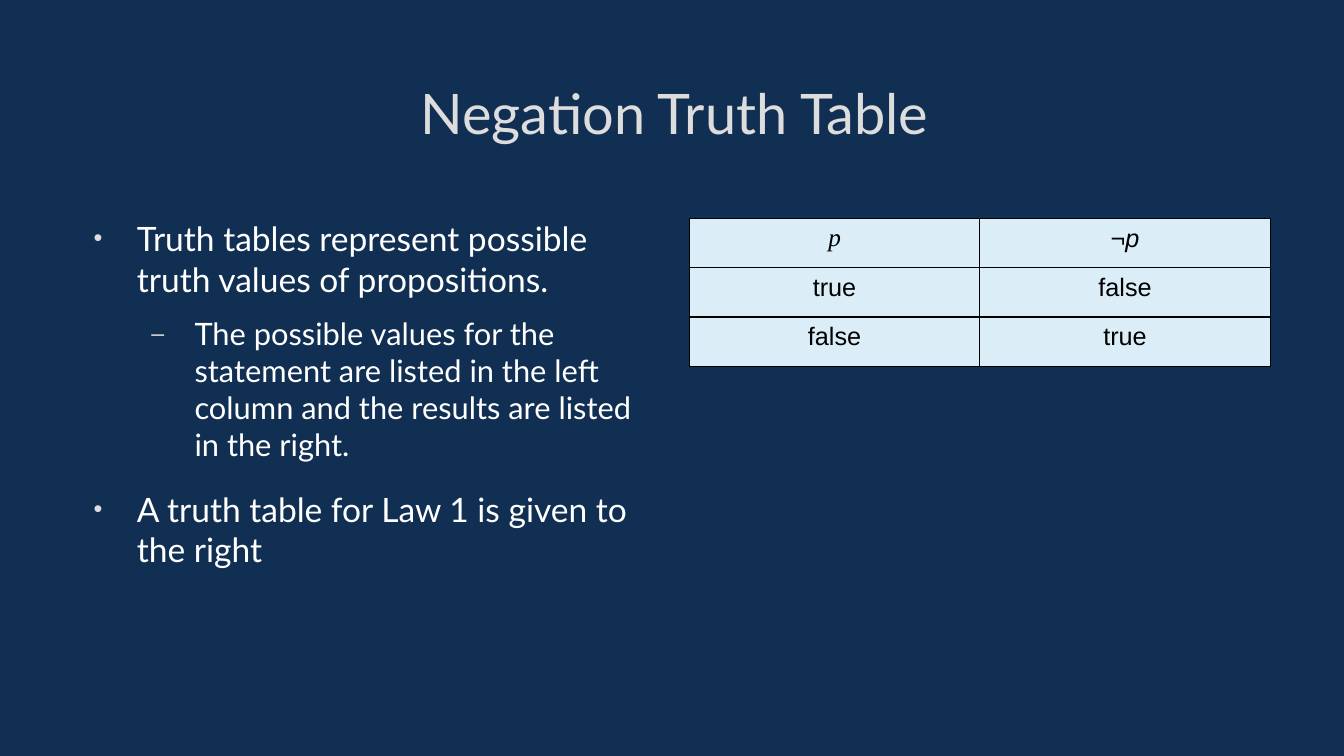
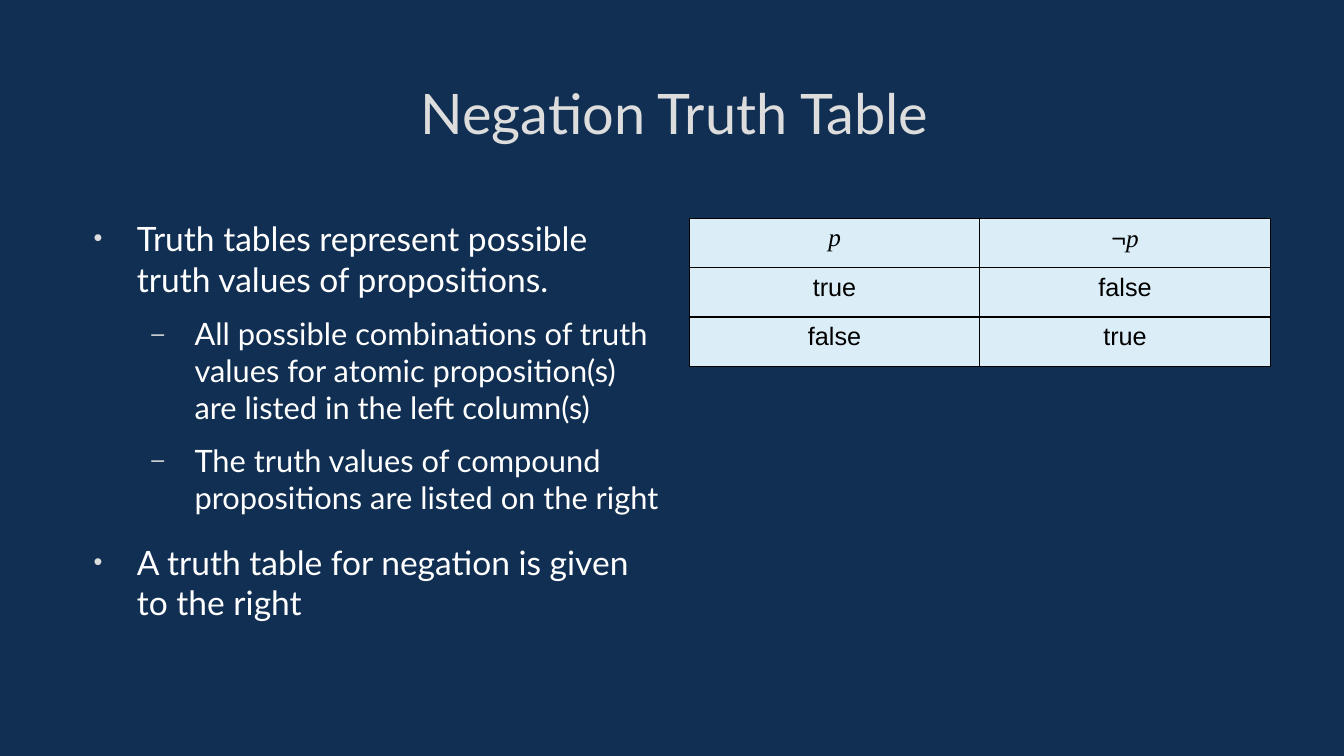
Before and after one commit to davidgundry/maths22-23, a slide deck: slide 18 of slides/maths-5-propositional-logic.odp (slide 16 before the commit). Drawn at 1344x756 pixels with LibreOffice and Linux fonts; fonts in the diff are those of the drawing. Boxes give left, top, right and bottom in pixels: in the first picture for what was removed or moved away, otherwise in the second. Text is boxed around its words. In the diff, an @@ line names an element or a change of style, - is before the commit and + after.

```diff
--- a/slides/maths-5-propositional-logic.odp
+++ b/slides/maths-5-propositional-logic.odp
@@ table at box(689, 218, 1270, 367) @@
@@ font Arial to Times New Roman in "¬p" @@
@@ text at box(137, 322, 659, 621): text changed @@
-  – The possible values for the statement are listed in the left column and the results are listed in the right.
-• A truth table for Law 1 is given to the right
+  – All possible combinations of truth values for atomic proposition(s) are listed in the left column(s)
+  – The truth values of compound propositions are listed on the right
+• A truth table for negation is given to the right
```
Also in this commit, not shown: 32 other slides changed, 8 slides added, 1 slide removed, 18 other files.
